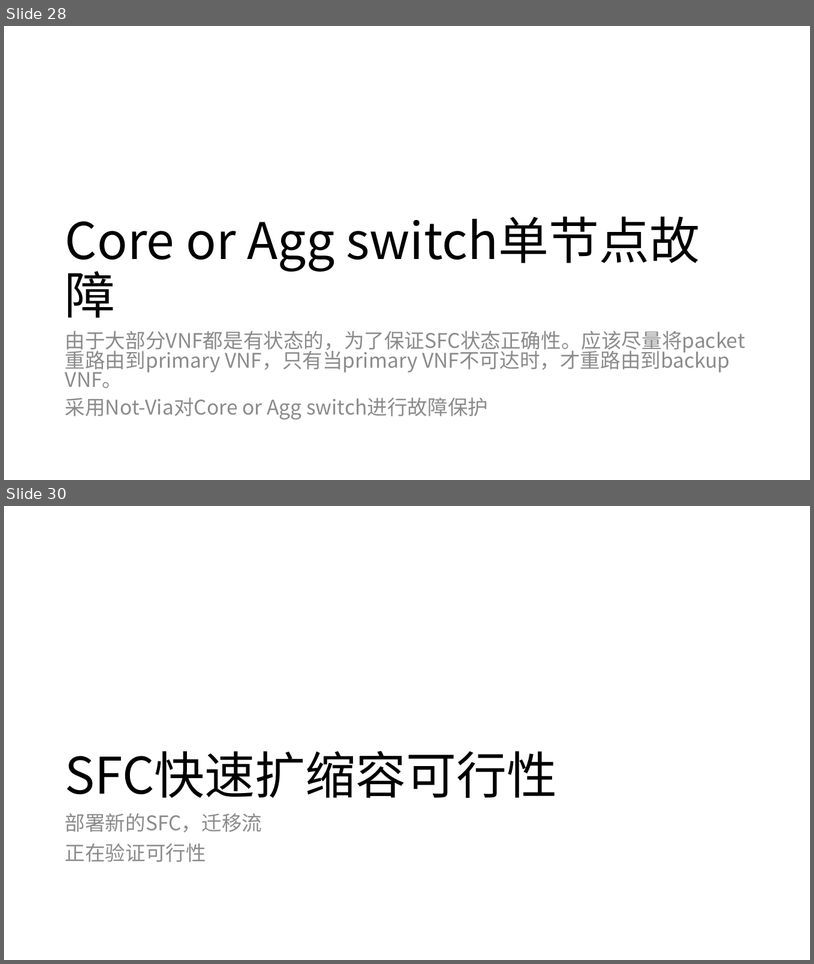
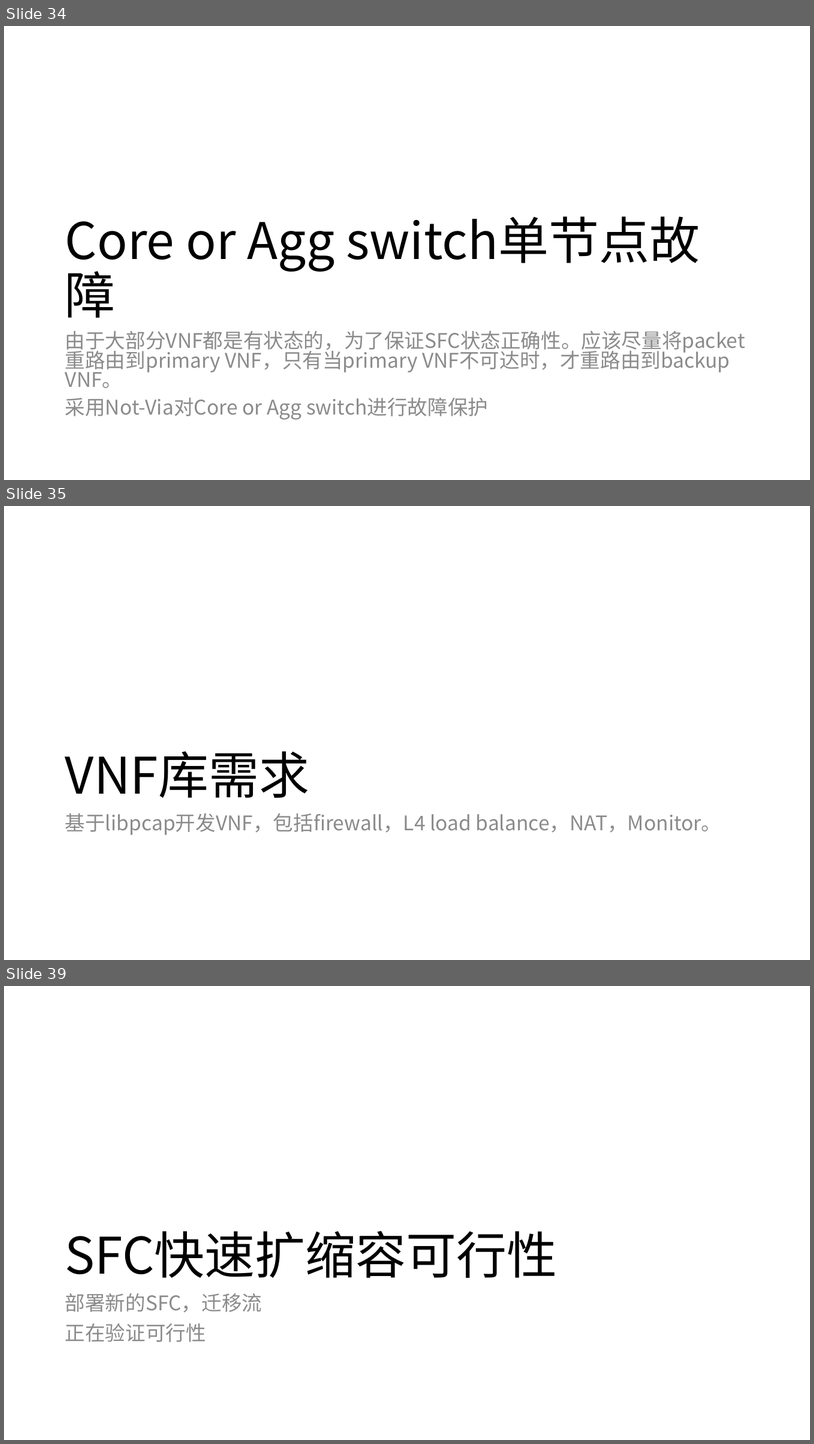
Before and after one commit to magaboomchen/SelfAdaptiveMano, a slide deck: doc/SoftwareEngineering/SoftwareRequirements/RequirementFeasibility.pptx. Shown one above the other, each under a label of ours: slides 28 and 30 before the commit, slides 34, 35 and 39 after it; the slides between them are not shown. The pictures are 814x964 and 814x1444 pixels, drawn with LibreOffice and Linux fonts; fonts in the diff are those of the drawing. Boxes give left, top, right and bottom in pixels: in the first picture for what was removed or moved away, otherwise in the second. Text is boxed around its words. In the diff, an @@ line names an element or a change of style, - is before the commit and + after.

```diff
--- a/doc/SoftwareEngineering/SoftwareRequirements/RequirementFeasibility.pptx
+++ b/doc/SoftwareEngineering/SoftwareRequirements/RequirementFeasibility.pptx
@@ slide 35 added at (x1=4, y1=506, x2=810, y2=960), background #FFFFFF @@
@@ title added at (x1=65, y1=751, x2=309, y2=798), 60 pt, text #000000 @@
+VNF库需求
@@ text added at (x1=65, y1=813, x2=722, y2=835), 24 pt, text #8C8C8C @@
+基于libpcap开发VNF，包括firewall，L4 load balance，NAT，Monitor。
@@ what was slide 28 is now slide 34 @@
@@ what was slide 30 is now slide 39 @@
```
Also in this commit, not shown: 6 slides changed, 9 other slides added, 5 other files.
